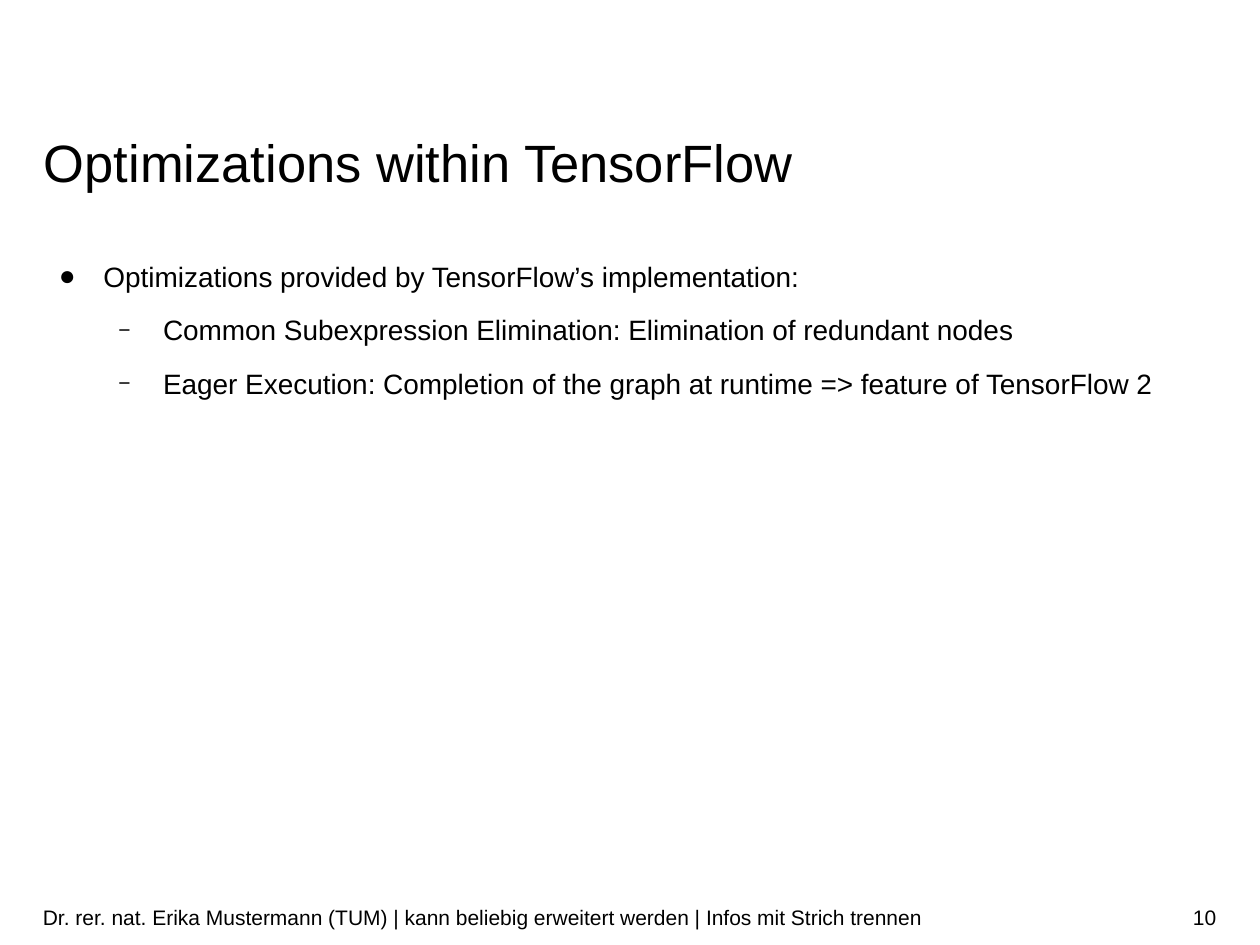
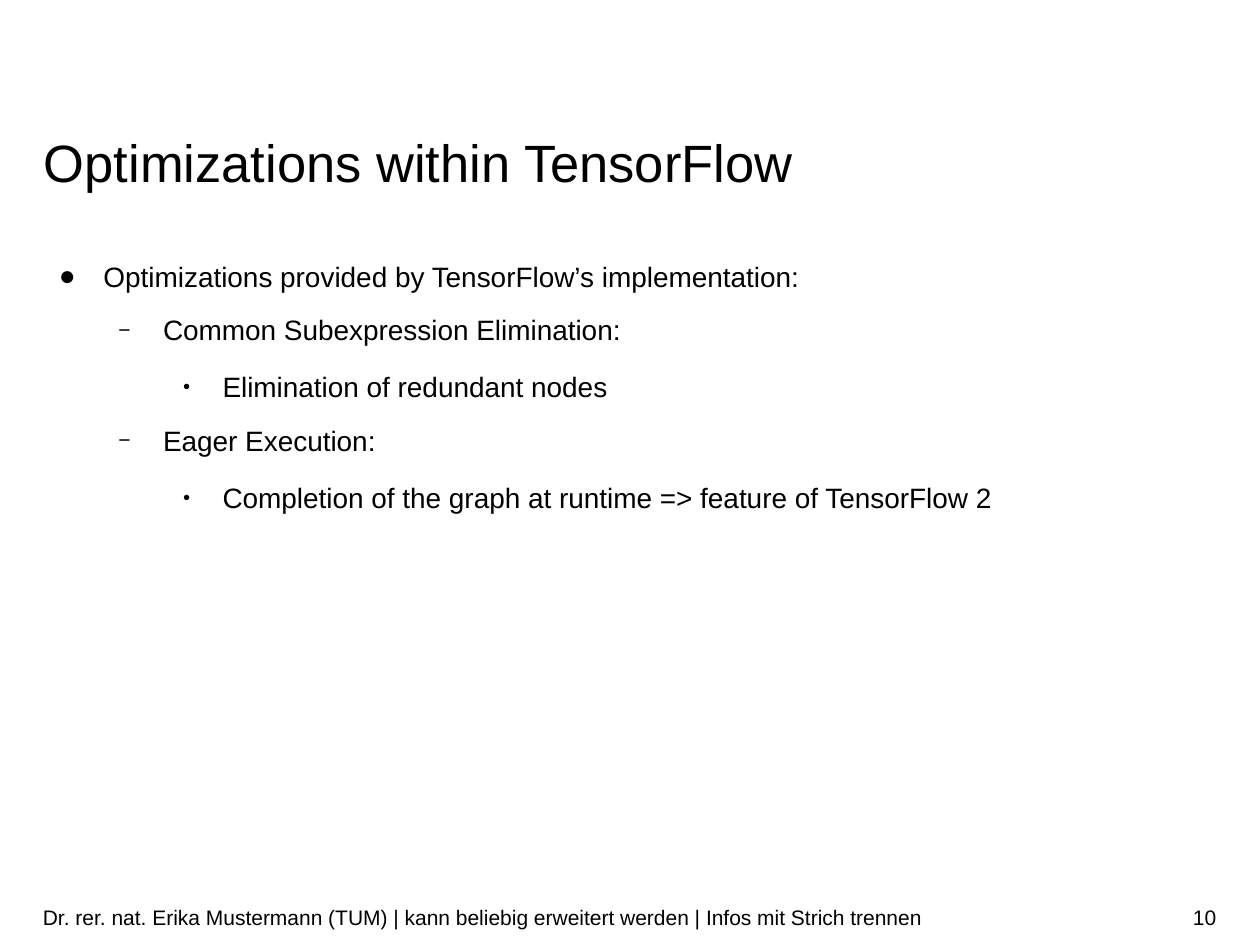
Before and after one commit to ekm01/EPHPC, a slide deck: slide 10 of Presentation/EPHPC_Presentation.odp. Drawn at 1260x945 pixels with LibreOffice and Linux fonts; fonts in the diff are those of the drawing; background and template pictures are left out. Boxes give left, top, right and bottom in pixels: in the first picture for what was removed or moved away, otherwise in the second. Text is boxed around its words. In the diff, an @@ line names an element or a change of style, - is before the commit and + after.

```diff
--- a/Presentation/EPHPC_Presentation.odp
+++ b/Presentation/EPHPC_Presentation.odp
@@ text at [163, 319, 992, 513]: text changed @@
-  − Common Subexpression Elimination: Elimination of redundant nodes
-  − Eager Execution: Completion of the graph at runtime => feature of TensorFlow 2
+  − Common Subexpression Elimination:
+    ● Elimination of redundant nodes
+  − Eager Execution:
+    ● Completion of the graph at runtime => feature of TensorFlow 2
```
Also in this commit, not shown: 1 other slide changed, 3 other files.
